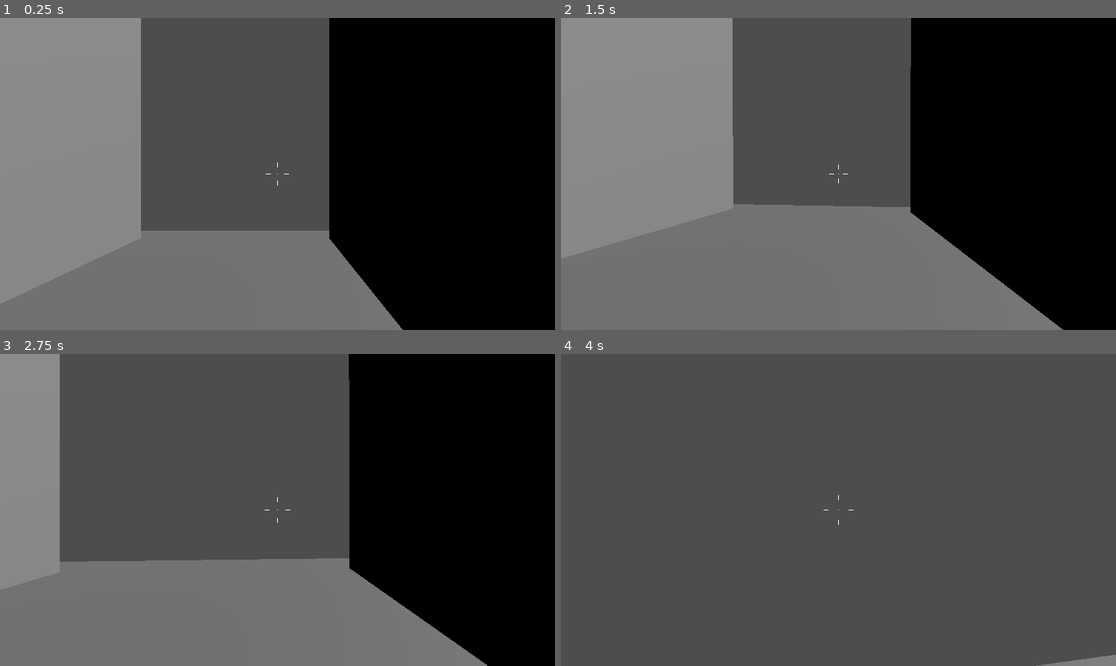
Above: before the commit, frames 1-4 (two rows, left to right).
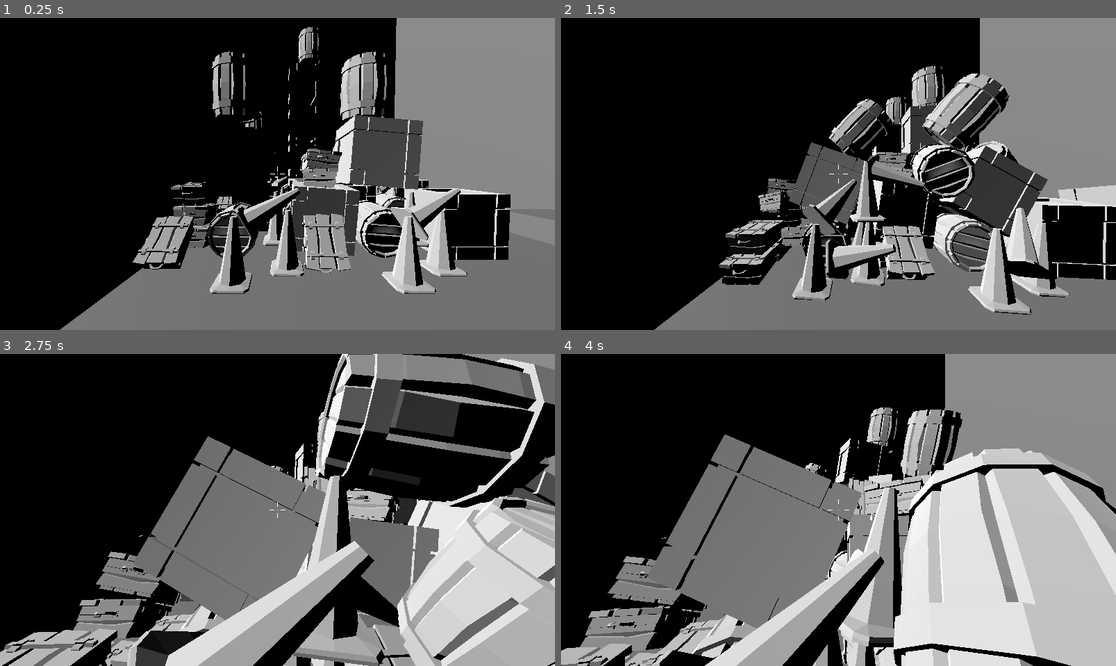
Above: after the commit, the same moments.

Repository: patator62180/LeGrenierDuMal
Game: Godot game, scene res://main.tscn
Two runs of this game, one before a commit and one after it. Both use one fixed random seed, a clock stepped at 60 frames per second and the inputs below.
Inputs (mouse positions are in pixels of both pictures, inside the frame that each line leads up to):
- Up to frame 1 (0.25 s): no input
- Up to frame 2 (1.5 s): tap Enter (ui_accept) at 0.5, 0.77 s; move the mouse to (866, 174) at 0.52 s; hold Up (ui_up) from 0.53 s (still down); tap Ctrl (crouch) at 0.6 s; click (866, 174) at 0.67 s; move the mouse to (810, 174) at 1.27 s; tap Shift (sprint) at 1.35 s
- Up to frame 3 (2.75 s): keep holding Up (ui_up); tap Enter (ui_accept) at 1.52 s; move the mouse to (288, 503) at 2.02 s; tap Ctrl (crouch) at 2.1 s
- Up to frame 4 (4 s): keep holding Up (ui_up); move the mouse to (832, 516) at 2.77 s; tap Shift (sprint) at 2.85 s; click (832, 516) at 2.92 s; tap Enter (ui_accept) at 3.02, 3.77 s; move the mouse to (877, 513) at 3.52 s; tap Ctrl (crouch) at 3.6 s

The runs differ from the first frame. In frame 1, 83% of the frame differs, in the area x 0-100%, y 0-100%; in frame 2, 79%; in frame 3, 85%; in frame 4, 99%.

Commit message:
make player look in the right direction

Diff:
--- a/main.tscn
+++ b/main.tscn
@@ -67,7 +67,7 @@
 skeleton = NodePath("../..")
 
 [node name="Character" parent="." instance=ExtResource("1_ig7tw")]
-transform = Transform3D(-4.37114e-08, 0, -1, 0, 1, 0, 1, 0, -4.37114e-08, 1.57382, 1.24414, 1.53866)
+transform = Transform3D(1.31134e-07, 0, 1, 0, 1, 0, -1, 0, 1.31134e-07, 1.57382, 0.0694991, 1.53866)
 collision_layer = 4
 collision_mask = 3
 platform_floor_layers = 4294967293
